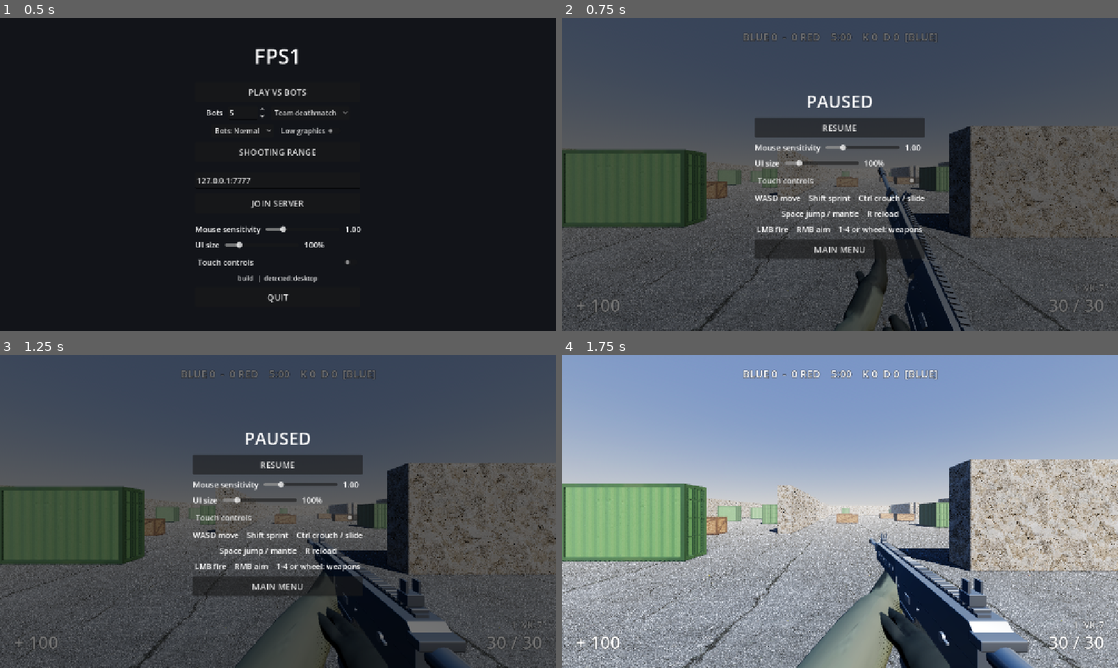
Above: before the commit, frames 1-4 (two rows, left to right).
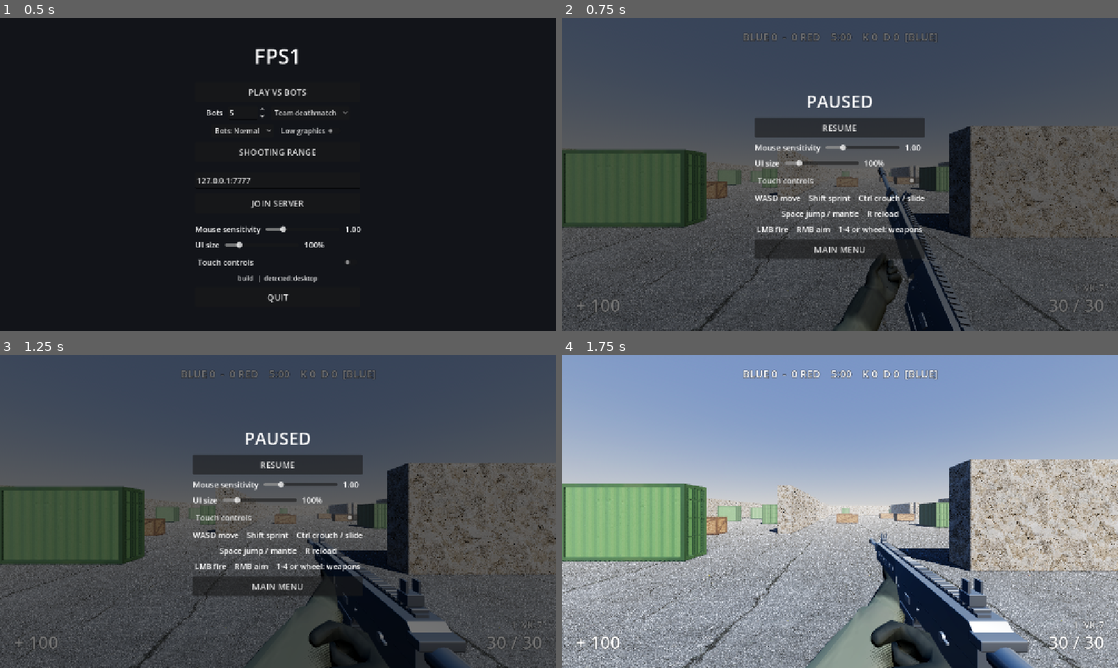
Above: after the commit, the same moments.

Repository: kosj/fps1
Game: Godot game, scene res://game/main.tscn
Same seed, same stepped clock (60 frames per second), same inputs: the game is played once before the commit and once after it.
Inputs:
- Up to frame 1 (0.5 s): no input
- Up to frame 2 (0.75 s): click "PLAY VS BOTS" at 0.5 s
- Up to frame 3 (1.25 s): no input
- Up to frame 4 (1.75 s): click "RESUME" at 1.25 s

Frame 1 is identical in both runs. In frame 2, 0.8% of the frame differs, in the area x 48-63%, y 72-100%; in frame 3, 0.7%; in frame 4, 1.9%, in the area x 42-70%, y 67-100%.

Commit message:
First-person hands grip: finger-rigged soldier from Varco, fingers curled before cutting the arms
Co-Authored-By: Claude Fable 5.2 <noreply@anthropic.com>
Claude-Session: https://claude.ai/code/session_01AU5XTYvP8kqhP5guiFZ1PH

Diff:
--- a/game/weapons/data/shotgun_m90.tres
+++ b/game/weapons/data/shotgun_m90.tres
@@ -8,7 +8,7 @@
 script = ExtResource("1_data")
 model = ExtResource("2_model")
 shot_sound = ExtResource("3_shot")
-support_point = Vector3(0, -0.065, -0.36)
+support_point = Vector3(0, -0.08, -0.36)
 sight_height = 0.056
 aim_distance = 0.13
 hide_when_aimed = false
--- a/game/weapons/data/smg_kestrel.tres
+++ b/game/weapons/data/smg_kestrel.tres
@@ -8,7 +8,7 @@
 script = ExtResource("1_data")
 model = ExtResource("2_model")
 shot_sound = ExtResource("3_shot")
-support_point = Vector3(0, -0.06, -0.22)
+support_point = Vector3(0, -0.075, -0.22)
 sight_height = 0.08
 hide_when_aimed = false
 display_name = "Kestrel-9"
--- a/game/weapons/view_model.gd
+++ b/game/weapons/view_model.gd
@@ -19,8 +19,8 @@
 const ELBOW_LEFT := Vector3(-0.3, -0.15, 0.2)
 ## 손목 축을 기준으로 손을 돌리는 각도(도). 오른손은 손잡이를 쥐게 세우고, 왼손은 손바닥이 위로.
 const ARM_TINT := Color(0.5, 0.52, 0.44)
-const ROLL_RIGHT := -80.0
-const ROLL_LEFT := 165.0
+const ROLL_RIGHT := 90.0
+const ROLL_LEFT := 180.0
 
 var aim_blend := 0.0
 var sprint_target := 0.0
--- a/game/weapons/weapon_data.gd
+++ b/game/weapons/weapon_data.gd
@@ -22,7 +22,7 @@
 @export var aim_distance := 0.2
 ## 1인칭 손 위치(총 원점 기준, m). 오른손은 손잡이, 왼손은 총열 덮개 아래를 받친다.
 @export var grip_point := Vector3(0.0, -0.1, 0.07)
-@export var support_point := Vector3(0.0, -0.07, -0.28)
+@export var support_point := Vector3(0.0, -0.085, -0.28)
 ## 조준경이 화면을 가리는 총은 정조준 중에 모델을 숨긴다.
 @export var hide_when_aimed := false
 
Binary file changed: game/weapons/models/arms.glb
